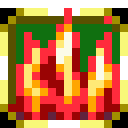
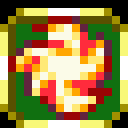
Comparing the layer stacks of the two 128px x 128px images. Changes:
painted on "Background" over 8, 8, 120, 120
